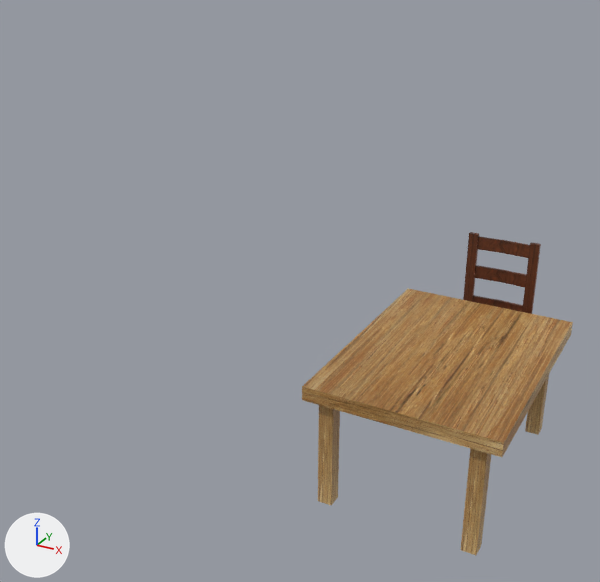
One commit to the Blender file furniture.blend: the scene before it, then after it.
The view is the same before and after, from a camera (50 mm lens) standing at (40.7, -31.3, 70.7) and looking at (-12.5, 65.3, 22.4). Every picture has the same lights, and +X, +Y and +Z are marked at lower left. The picture after the commit comes second.

Script lines for the objects in view, before the commit:
```python
me_cube = bpy.data.meshes.new('Cube')
me_cube.from_pydata(...)  # 48 vertices, 28 faces; spans x -1.0..20.9, y -31.0..1.0, z -1.0..1.0
me_cube.materials.append(mat_material)  # picture img_fifth_barrel_jpg
me_cube_002 = bpy.data.meshes.new('Cube.002')
me_cube_002.from_pydata(...)  # a box spanning x -1.0..1.0, y -1.0..1.0, z -1.0..1.0
me_cube_002.materials.append(mat_material_002)  # picture img_fifth_barrel_jpg
me_cube_004 = bpy.data.meshes.new('Cube.004')
me_cube_004.from_pydata(...)  # 60 vertices, 48 faces; spans x -6.5..5.4, y -6.5..6.0, z -5.1..10.8
me_cube_004.materials.append(mat_material_005)  # picture img_table_jpg
ob_chair_seat = bpy.data.objects.new('Chair Seat', me_cube_004)
ob_chair_seat.location = (10.8, 83.7, 16.1)
ob_table_legs = bpy.data.objects.new('table legs', me_cube)
ob_table_legs.location = (0.0, 80.1, 8.3)
ob_table_legs.scale = (1.0, 1.0, 7.79)
ob_tabletop_top = bpy.data.objects.new('Tabletop Top', me_cube_002)
ob_tabletop_top.location = (10.1, 65.7, 17.0)
ob_tabletop_top.scale = (12.8, 17.5, 1.0)
```
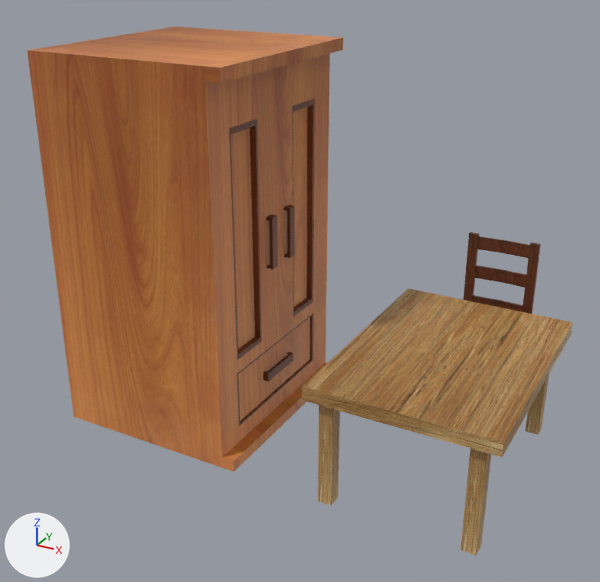
Diff of the bpy script that builds the scene:
```diff
--- a/furniture.blend.py
+++ b/furniture.blend.py
@@ img_wood_grain_texture_jpg @@
+img_wood_grain_texture_jpg = load_image('wood-grain-texture.jpg', 'Blender Textures/wood-grain-texture.jpg', 4160, 3120, 'sRGB')
@@ mat_material_007 @@
+mat_material_007 = principled_material('Material.007')
+mat_material_007.texture = img_table_jpg
@@ mat_material_001 @@
+mat_material_001 = principled_material('Material.001')
+mat_material_001.texture = img_wood_grain_texture_jpg
@@ me_cube_006 @@
+me_cube_006.from_pydata(...)  # 560 vertices, 408 faces, 10 loose edges; spans x -1.05..1.43, y -1.38..6.12, z -1.7..1.02
+me_cube_006.materials.append(mat_material_007)  # picture img_table_jpg
@@ me_cube_005 @@
+me_cube_005.from_pydata(...)  # 366 vertices, 364 faces; spans x -1.0..1.15, y -1.0..1.0, z -1.0..1.0
+me_cube_005.materials.append(mat_material_001)  # picture img_wood_grain_texture_jpg
@@ ob_cabinet_handles_and_outlines @@
+ob_cabinet_handles_and_outlines = bpy.data.objects.new('Cabinet Handles and Outlines', me_cube_006)
+ob_cabinet_handles_and_outlines.location = (-17.0, 57.9, 31.5)
+ob_cabinet_handles_and_outlines.scale = (1.0, 3.37, 16.0)
+_m = ob_cabinet_handles_and_outlines.modifiers.new('Solidify', 'SOLIDIFY')
@@ ob_cabinet @@
+ob_cabinet = bpy.data.objects.new('Cabinet', me_cube_005)
+ob_cabinet.location = (-30.6, 66.0, 27.8)
+ob_cabinet.scale = (14.0, 16.0, 28.0)
```

Pixel boxes (x1, y1, x2, y2) of what changed, in the pictures (600 x 582 px):
'Cabinet', added (brown)
    after: (27, 26, 343, 472)
'Cabinet Handles and Outlines', added (brown)
    after: (229, 99, 314, 426)
